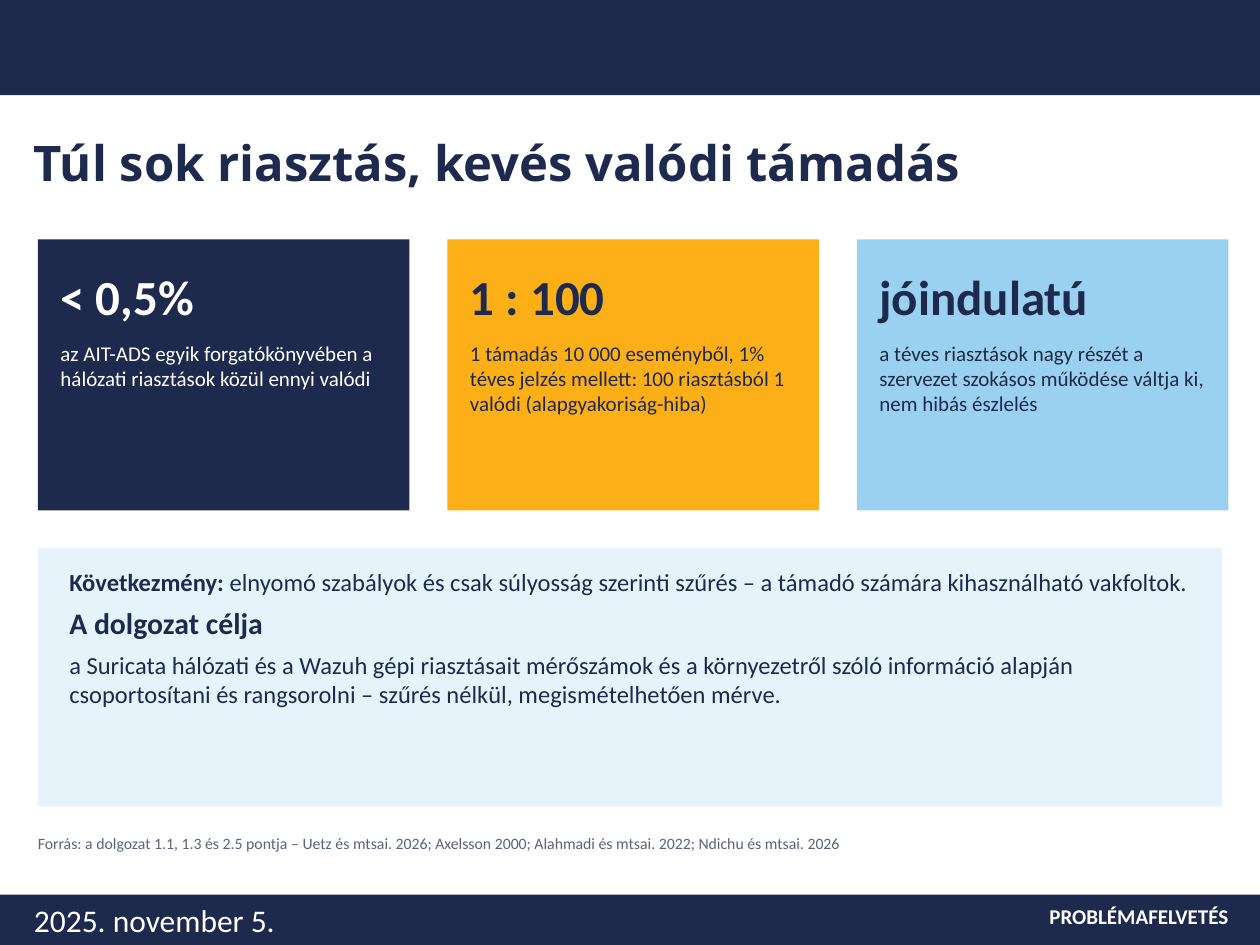
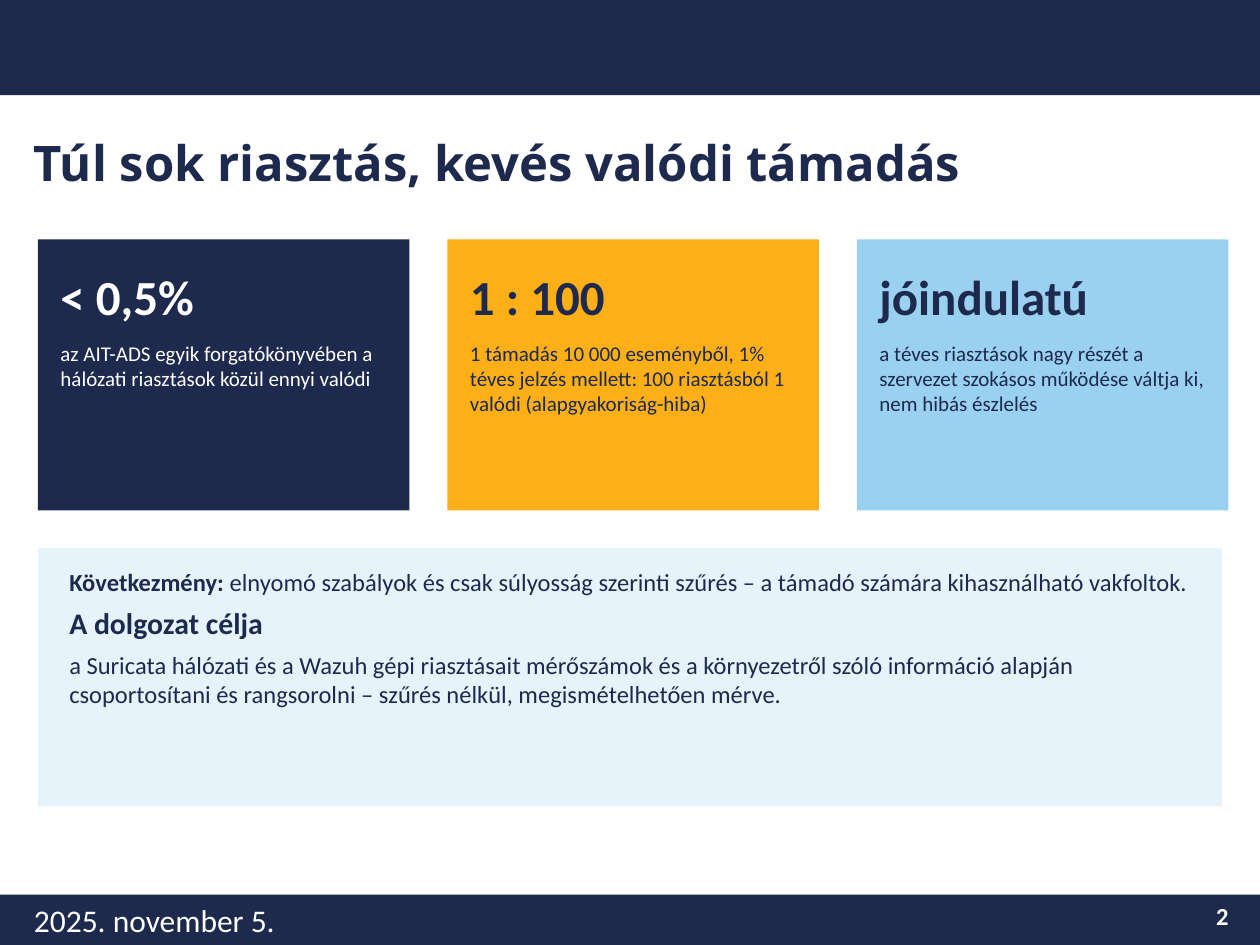
Before and after one commit to nagyjozsef0311/diplomamunka-alert-aggregation, a slide deck: slide 2 of docs/prezentaciok/dm2_beszamolo.pptx. Drawn at 1260x945 pixels with LibreOffice and Linux fonts; fonts in the diff are those of the drawing; background and template pictures are left out. Boxes give left, top, right and bottom in pixels: in the first picture for what was removed or moved away, otherwise in the second. Text is boxed around its words. In the diff, an @@ line names an element or a change of style, - is before the commit and + after.

```diff
--- a/docs/prezentaciok/dm2_beszamolo.pptx
+++ b/docs/prezentaciok/dm2_beszamolo.pptx
@@ text removed at box(38, 838, 840, 852) @@
-Forrás: a dolgozat 1.1, 1.3 és 2.5 pontja – Uetz és mtsai. 2026; Axelsson 2000; Alahmadi és mtsai. 2022; Ndichu és mtsai. 2026
@@ text at box(1216, 909, 1228, 925): text changed; size 12 to 14 pt @@
-PROBLÉMAFELVETÉS
+2
```
Also in this commit, not shown: 5 other slides changed, 1 slide added, 2 other files.
